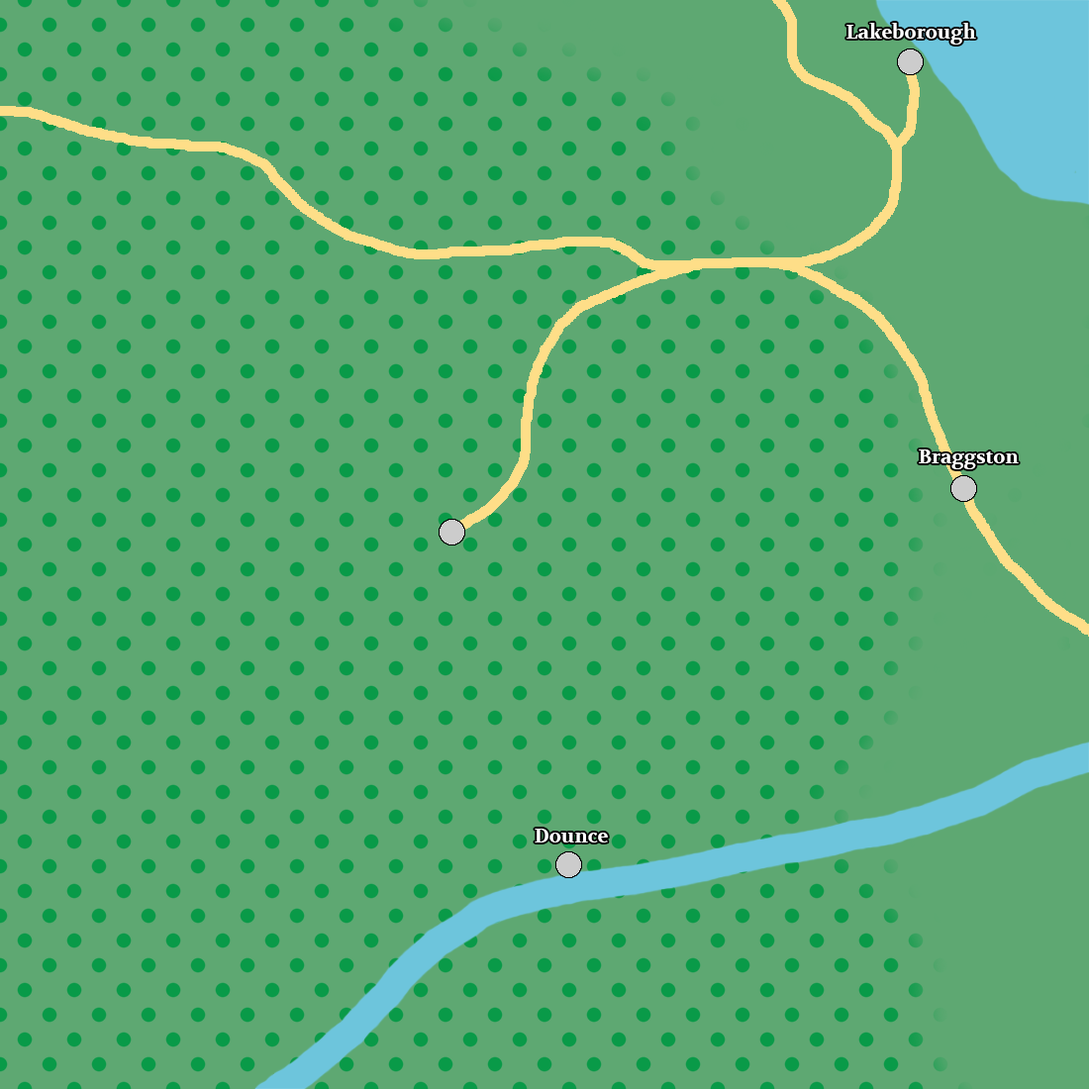
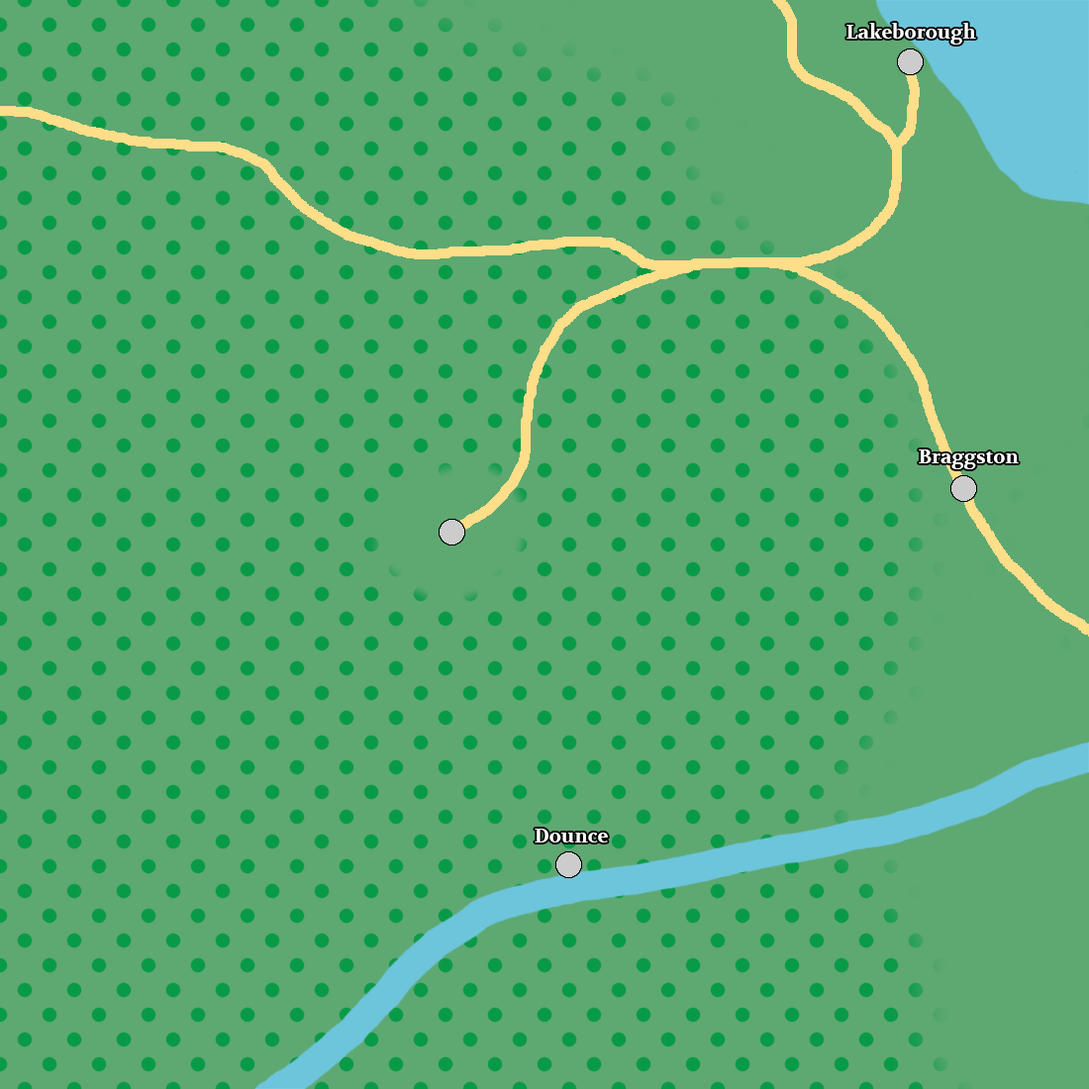
Two versions of the same layered image (1089 x 1089). Layer-by-layer changes:
painted on "Forest" over (x1=364, y1=462, x2=528, y2=602)
